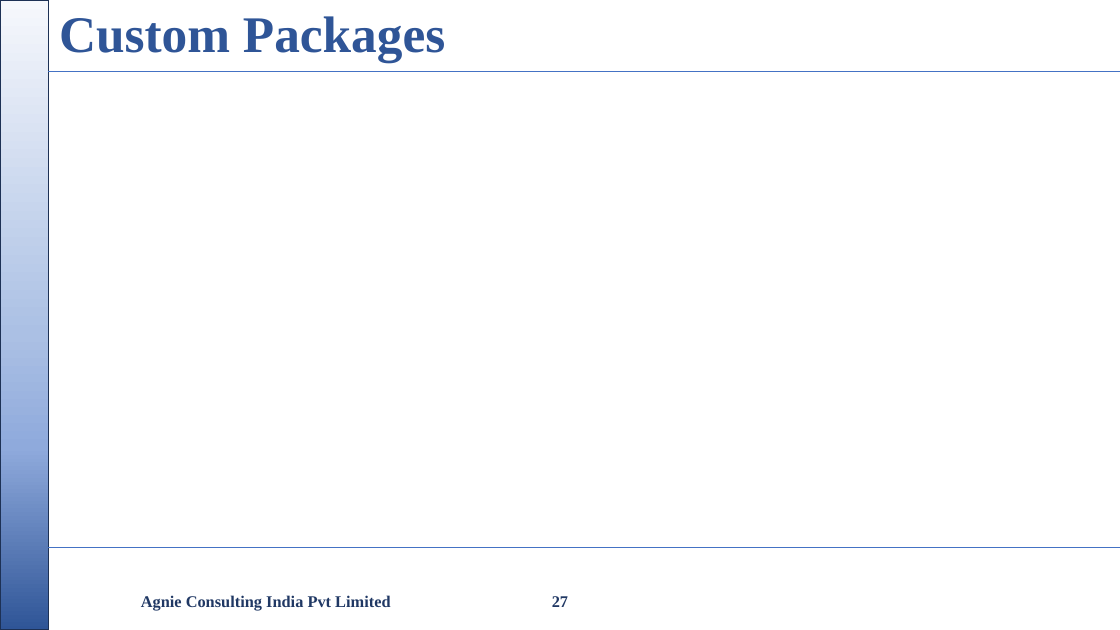
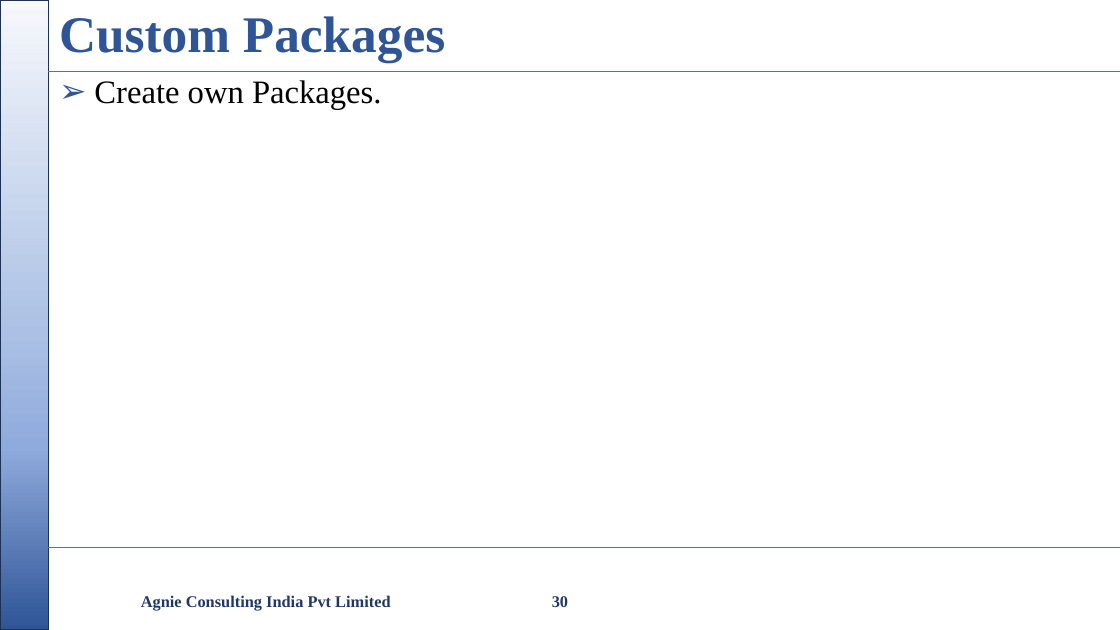
Before and after one commit to nikishdaniel1-del/Python-Cls, a slide deck: slide 30 of python class/Python Class.pptx (slide 27 before the commit). Drawn at 1120x630 pixels with LibreOffice and Linux fonts; fonts in the diff are those of the drawing; background and template pictures are left out. Boxes give left, top, right and bottom in pixels: in the first picture for what was removed or moved away, otherwise in the second. Text is boxed around its words. In the diff, an @@ line names an element or a change of style, - is before the commit and + after.

```diff
--- a/python class/Python Class.pptx
+++ b/python class/Python Class.pptx
@@ text added at (94, 80, 382, 110), 28 pt, text #000000 @@
+➢ Create own Packages.
@@ page number at (552, 596, 568, 607): text changed @@
-27
+30
```
Also in this commit, not shown: 9 other slides changed, 7 other files.
